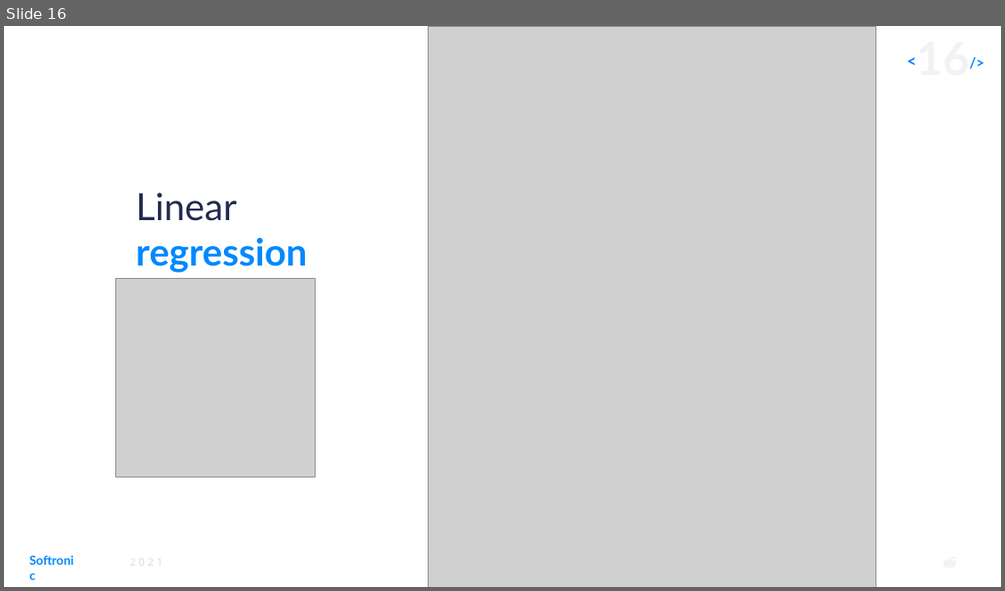
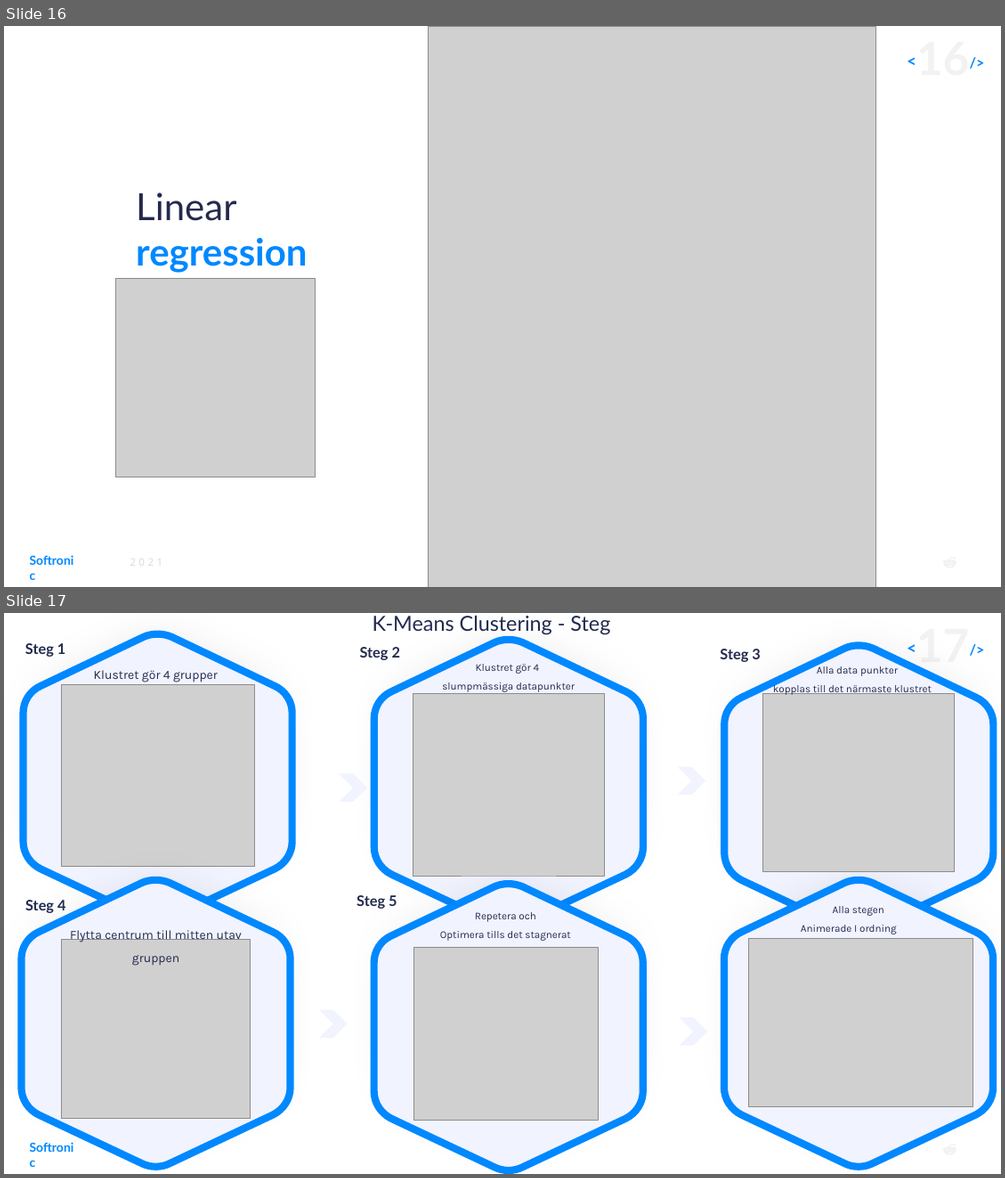
Before and after one commit to mrmarten/stmlnetclass, a slide deck: Day1/mlnetpresentation.pptx. Shown one above the other, each under a label of ours: slide 16 before the commit, slides 16 and 17 after it. The pictures are 1005x591 and 1005x1178 pixels, drawn with LibreOffice and Linux fonts; fonts in the diff are those of the drawing; grey boxes stand for pictures; background and template pictures are left out. Boxes give left, top, right and bottom in pixels: in the first picture for what was removed or moved away, otherwise in the second. Text is boxed around its words. In the diff, an @@ line names an element or a change of style, - is before the commit and + after.

```diff
--- a/Day1/mlnetpresentation.pptx
+++ b/Day1/mlnetpresentation.pptx
@@ slide 17 added at (4,613,1001,1174), background #FFFFFF; not listed: 4 template elements that a slide beside it also shows @@
@@ freeform shape added at (24,634,292,922), fill #F1F3FE, outline #0088FF 7 pt @@
@@ text added at (372,616,610,635), 20 pt, text #232A4E @@
+K-Means Clustering - Steg
@@ text added at (25,643,65,657), 14 pt, text #232A4E, bold @@
+Steg 1
@@ text added at (360,647,400,660), 14 pt, text #232A4E, bold @@
+Steg 2
@@ freeform shape added at (374,640,643,928), fill #F1F3FE, outline #0088FF 7 pt @@
@@ text added at (476,664,540,674), 10 pt, text #232A4E @@
+Klustret gör 4
+slumpmässiga datapunkter
@@ text added at (720,649,760,662), 14 pt, text #232A4E, bold @@
+Steg 3
@@ freeform shape added at (724,645,994,933), fill #F1F3FE, outline #0088FF 7 pt @@
@@ text added at (773,664,931,695), 10 pt, text #232A4E @@
+Alla data punkter
+kopplas till det närmaste klustret
@@ picture added at (62,685,254,867) @@
@@ text added at (94,670,218,682), 12 pt, text #232A4E @@
+Klustret gör 4 grupper
@@ picture added at (413,693,605,876) @@
@@ picture added at (763,693,954,872) @@
@@ chevron added at (678,767,706,795), fill #F1F3FE @@
@@ chevron added at (339,774,367,803), fill #F1F3FE @@
@@ freeform shape added at (21,880,291,1167), fill #F1F3FE, outline #0088FF 7 pt @@
@@ text added at (25,900,65,913), 14 pt, text #232A4E, bold @@
+Steg 4
@@ text added at (356,895,396,908), 14 pt, text #232A4E, bold @@
+Steg 5
@@ freeform shape added at (374,884,643,1172), fill #F1F3FE, outline #0088FF 7 pt @@
@@ freeform shape added at (724,880,994,1167), fill #F1F3FE, outline #0088FF 7 pt @@
@@ text added at (801,906,897,934), 10 pt, text #232A4E @@
+Alla stegen
+Animerade I ordning
@@ text added at (70,928,242,965), 12 pt, text #232A4E @@
+Flytta centrum till mitten utav gruppen
@@ text added at (440,912,570,941), 10 pt, text #232A4E @@
+Repetera och
+Optimera tills det stagnerat
@@ picture added at (61,939,250,1119) @@
@@ picture added at (413,947,598,1119) @@
@@ chevron added at (599,943,628,972), fill #F1F3FE @@
@@ picture added at (748,938,972,1107) @@
@@ chevron added at (319,1010,348,1038), fill #F1F3FE @@
@@ chevron added at (680,1018,708,1046), fill #F1F3FE @@
```
Also in this commit, not shown: 1 other slide added.
